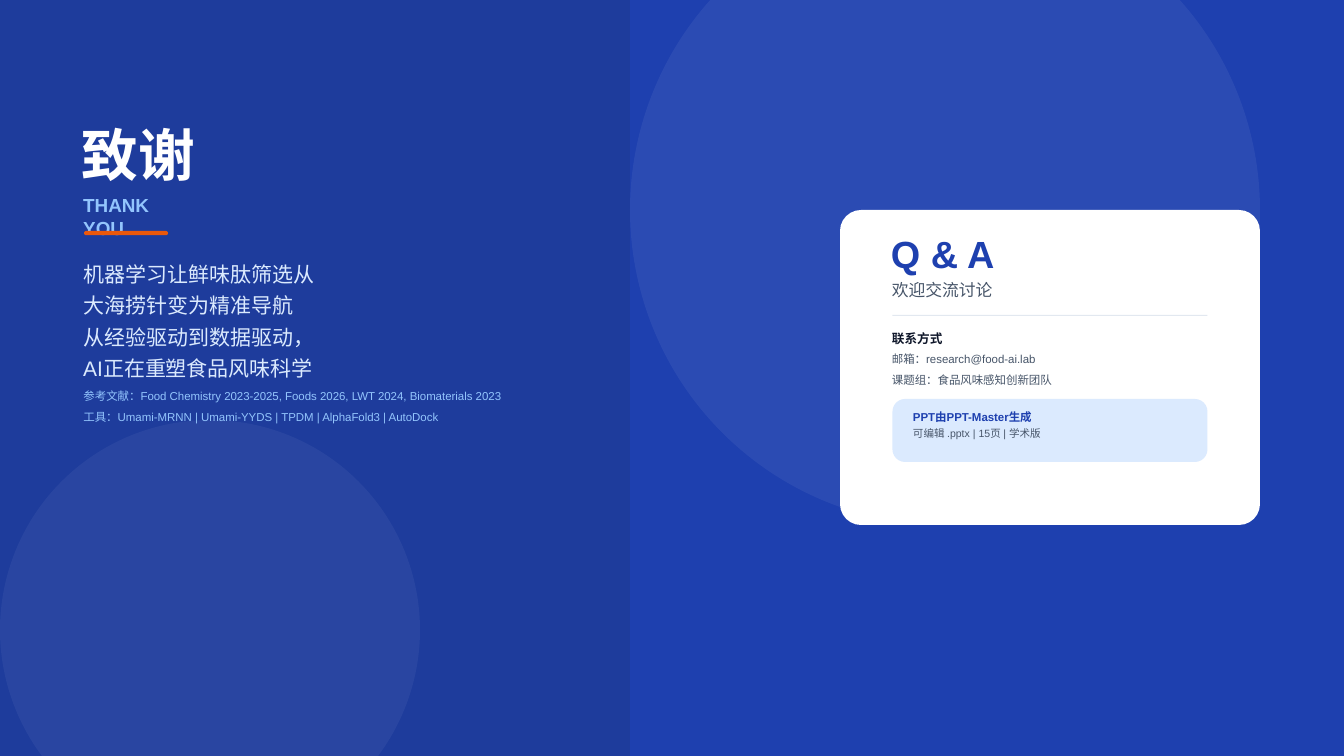
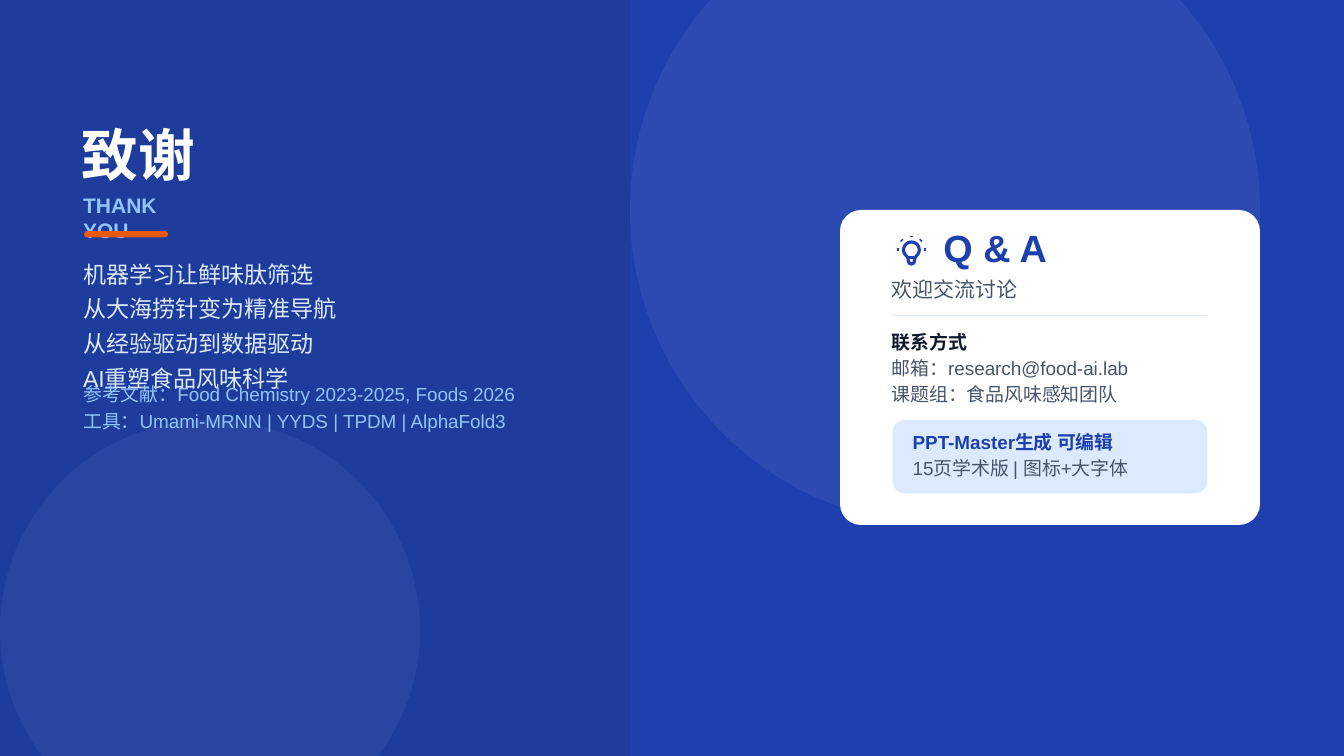
Before and after one commit to mqgg5630-cyber/ppt-master, a slide deck: slide 15 of ml_umami_peptide_screening.pptx. Drawn at 1344x756 pixels with LibreOffice and Linux fonts; fonts in the diff are those of the drawing. Boxes give left, top, right and bottom in pixels: in the first picture for what was removed or moved away, otherwise in the second. Text is boxed around its words. In the diff, an @@ line names an element or a change of style, - is before the commit and + after.

Commit message:
style: 美化版 - 字体最小18px，新增80个tabler图标，优化版式与配色

```diff
--- a/ml_umami_peptide_screening.pptx
+++ b/ml_umami_peptide_screening.pptx
@@ text "THANK YOU" at [83, 198, 156, 238]: size 13.5 to 15 pt @@
@@ text "Q & A": place and size @@
-text "Q & A" at [891, 241, 994, 275]
+text "Q & A" at [943, 235, 1047, 270]
@@ text at [83, 263, 336, 392]: text changed; size 15 to 16.5 pt @@
-机器学习让鲜味肽筛选从
-大海捞针变为精准导航
-从经验驱动到数据驱动，
-AI正在重塑食品风味科学
+机器学习让鲜味肽筛选
+从大海捞针变为精准导航
+从经验驱动到数据驱动
+AI重塑食品风味科学
@@ text "欢迎交流讨论" at [892, 279, 1018, 299]: size 12 to 15 pt @@
@@ text "联系方式" at [892, 333, 967, 351]: size 9 to 13.5 pt @@
@@ text "邮箱：research@food-ai.lab" at [892, 359, 1128, 378]: size 8.2 to 13.5 pt @@
@@ text at [83, 382, 515, 405]: text changed; size 8.2 to 13.5 pt @@
-参考文献：Food Chemistry 2023-2025, Foods 2026, LWT 2024, Biomaterials 2023
+参考文献：Food Chemistry 2023-2025, Foods 2026
@@ text at [892, 385, 1118, 403]: text changed; size 8.2 to 13.5 pt @@
-课题组：食品风味感知创新团队
+课题组：食品风味感知团队
@@ text at [83, 413, 506, 432]: text changed; size 8.2 to 13.5 pt @@
-工具：Umami-MRNN | Umami-YYDS | TPDM | AlphaFold3 | AutoDock
+工具：Umami-MRNN | YYDS | TPDM | AlphaFold3
@@ text removed at [913, 412, 1032, 422] @@
-PPT由PPT-Master生成
@@ rounded rectangle: place and size @@
-rounded rectangle at [892, 399, 1207, 462]
+rounded rectangle at [892, 420, 1207, 494]
@@ rounded rectangle at [892, 420, 1207, 494]: proportions changed @@
@@ text at [913, 433, 1114, 451]: text changed; size 7.5 to 13.5 pt; text colour #475569 to #1E40AF; bold on @@
-可编辑 .pptx | 15页 | 学术版
+PPT-Master生成 可编辑
@@ group added at [897, 236, 1128, 477]: 3 freeform shapes, 1 text @@
+15页学术版 | 图标+大字体
```
Also in this commit, not shown: 14 other slides changed, 1 other file.
